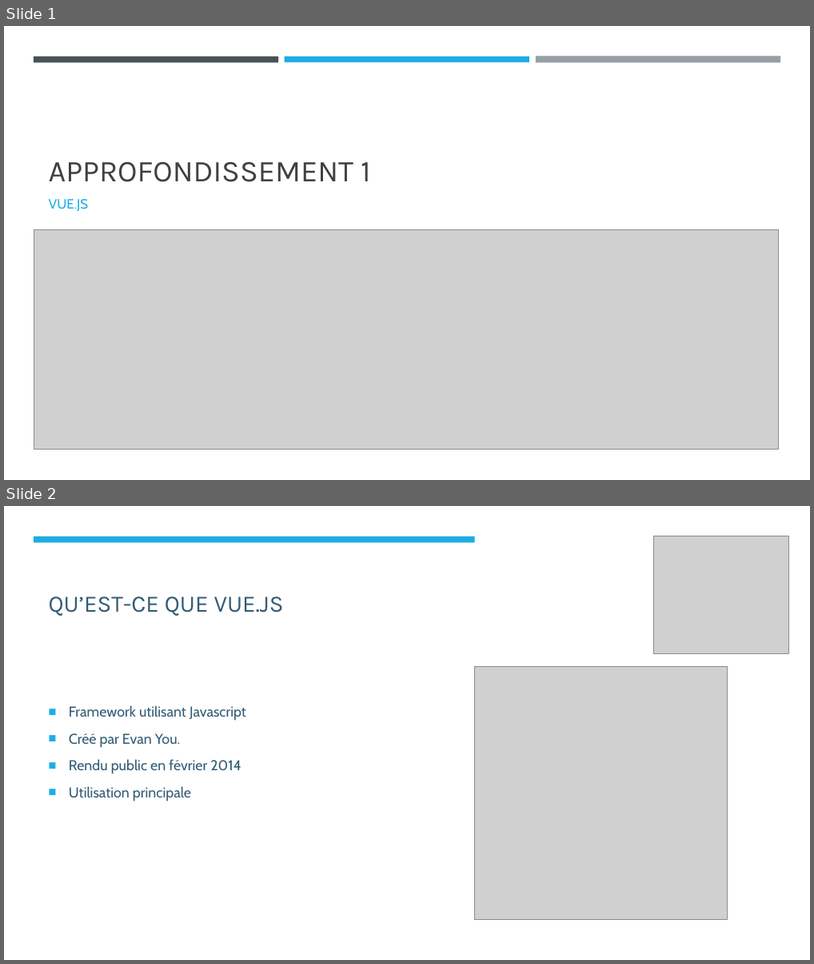
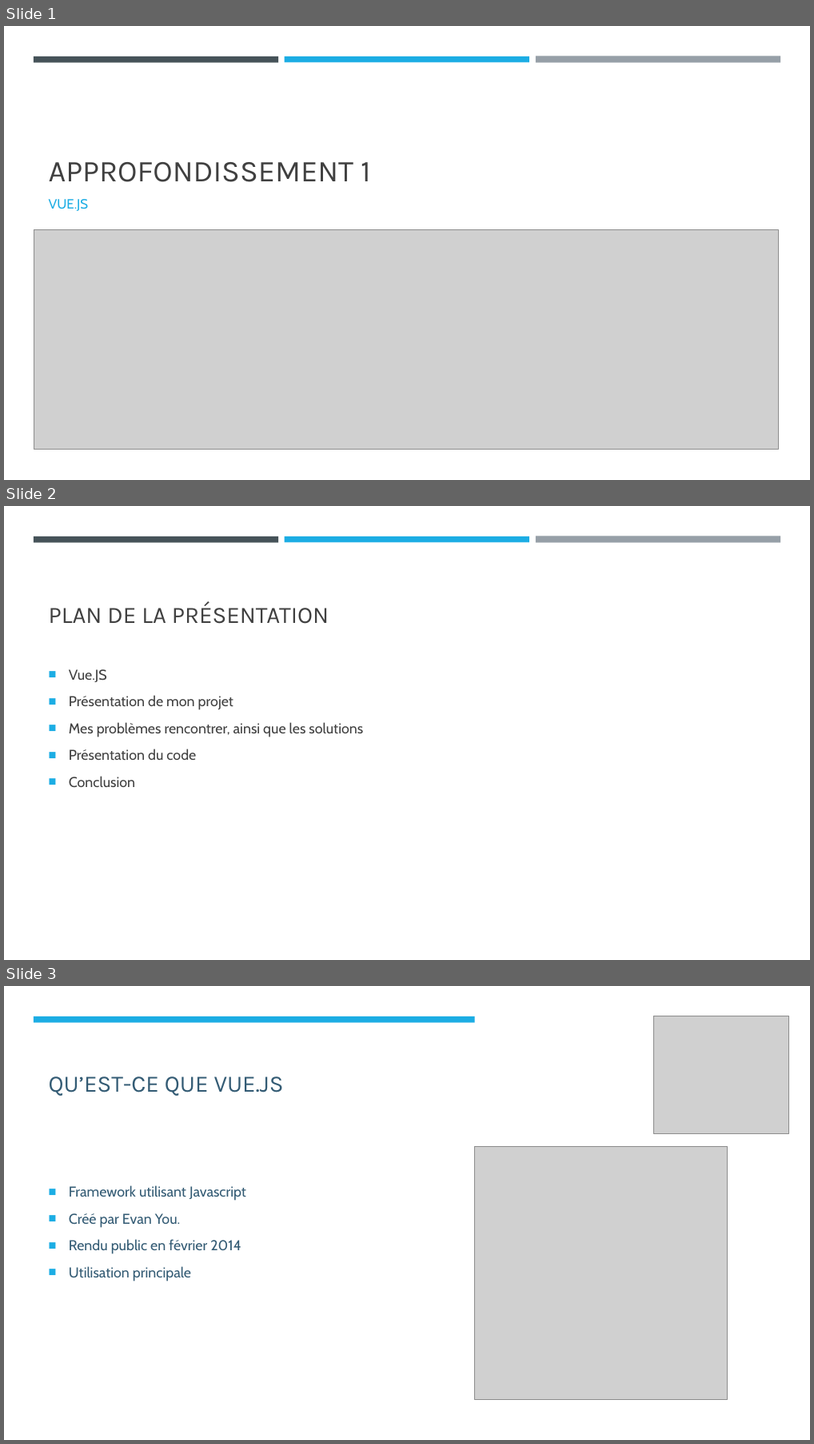
Before and after one commit to HugoProulx/Approfondissement1, a slide deck: Doc/Approfondissement1.pptx. Shown one above the other, each under a label of ours: slides 1 and 2 before the commit, slides 1, 2 and 3 after it. The pictures are 814x964 and 814x1444 pixels, drawn with LibreOffice and Linux fonts; fonts in the diff are those of the drawing; grey boxes stand for pictures. Boxes give left, top, right and bottom in pixels: in the first picture for what was removed or moved away, otherwise in the second. Text is boxed around its words. In the diff, an @@ line names an element or a change of style, - is before the commit and + after.

Commit message:
Push Final

```diff
--- a/Doc/Approfondissement1.pptx
+++ b/Doc/Approfondissement1.pptx
@@ slide 2 added at (x1=4, y1=506, x2=810, y2=960), background #FFFFFF @@
@@ rectangle added at (x1=34, y1=536, x2=278, y2=542), fill #465359 @@
@@ rectangle added at (x1=285, y1=536, x2=530, y2=542), fill #1CADE4 @@
@@ rectangle added at (x1=536, y1=536, x2=781, y2=543), fill #969FA7 @@
@@ title added at (x1=49, y1=601, x2=329, y2=624), 28 pt, text #404040 @@
+PLAN DE LA PRÉSENTATION
@@ text added at (x1=69, y1=669, x2=363, y2=787), 17 pt, text #404040 @@
+■ Vue.JS
+■ Présentation de mon projet
+■ Mes problèmes rencontrer, ainsi que les solutions
+■ Présentation du code
+■ Conclusion
@@ what was slide 2 is now slide 3 @@
```
